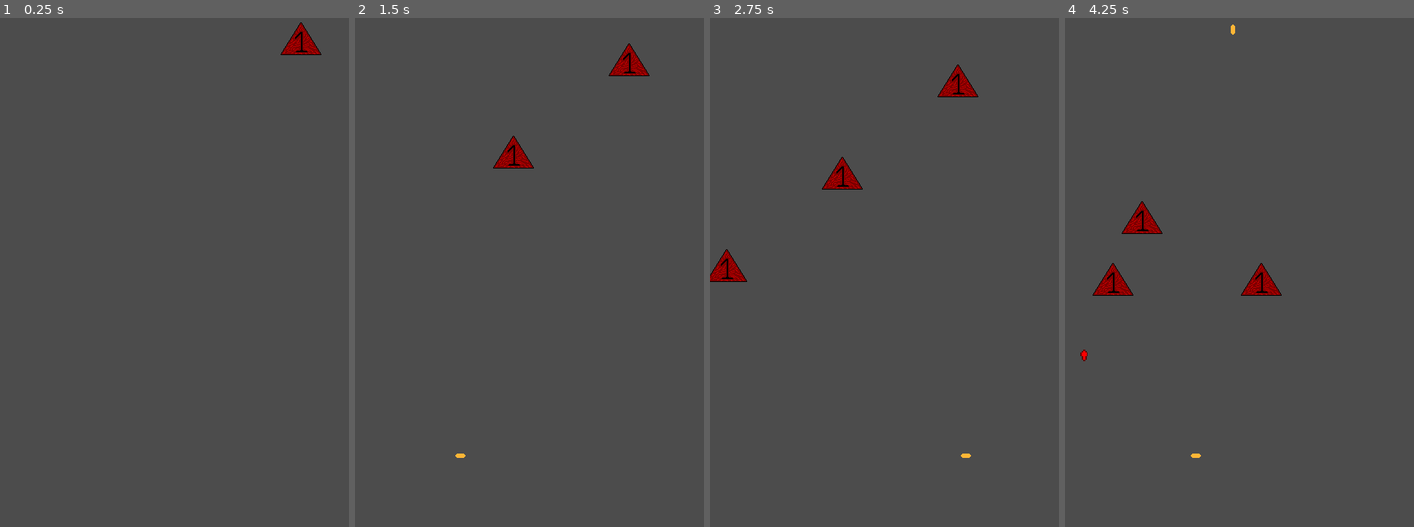
Above: before the commit, frames 1-4 (left to right).
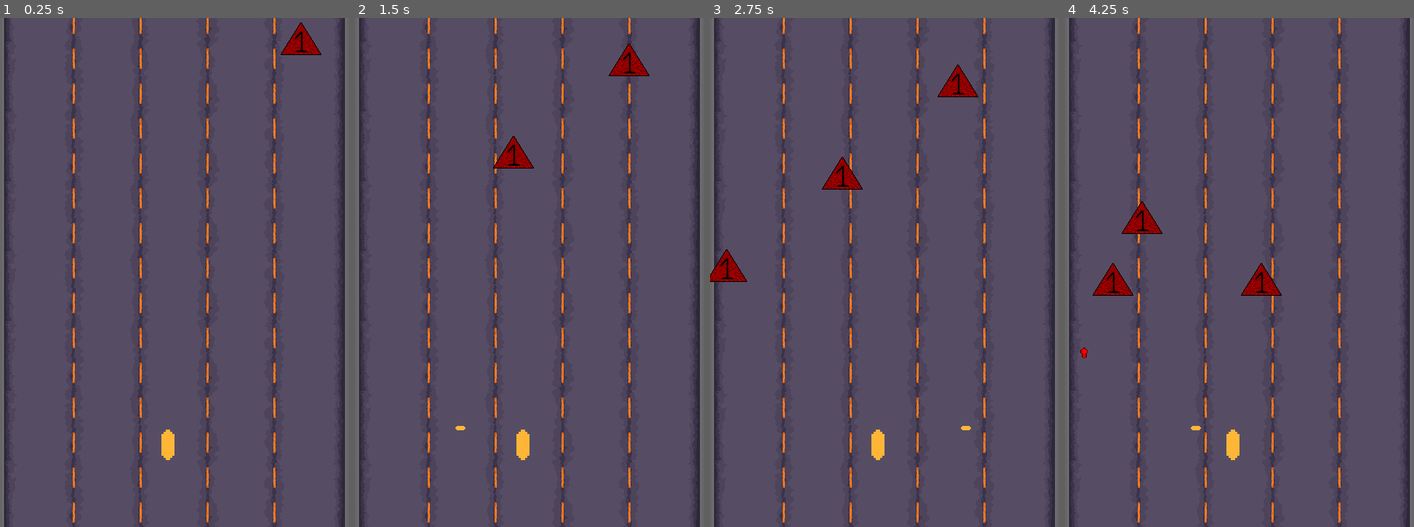
Above: after the commit, the same moments.

Repository: VilaIsabelaStudios/Rogue
Game: Godot game, scene res://src/Scenes/World/Highway.tscn
Same seed, same stepped clock (60 frames per second), same inputs: the game is played once before the commit and once after it.
Inputs:
- Up to frame 1 (0.25 s): no input
- Up to frame 2 (1.5 s): hold Right (FireRight) 0.53-1.28 s; hold Left (FireLeft) from 1.28 s (still down)
- Up to frame 3 (2.75 s): release Left (FireLeft) at 2.03 s; hold Right (FireRight) from 2.03 s (still down)
- Up to frame 4 (4.25 s): release Right (FireRight) at 2.78 s; hold Up (FireUp) 2.78-3.53 s; hold Left (FireLeft) from 3.53 s (still down)

The runs differ from the first frame. In frame 1, 85% of the frame differs, in the area x 0-100%, y 0-100%; in frame 2, 84%; in frame 3, 84%; in frame 4, 84%.

Commit message:
Caio Sprites e vida teste

Diff:
--- /dev/null
+++ b/Art/Street/Highway.tres
@@ -0,0 +1,75 @@
+[gd_resource type="TileSet" load_steps=2 format=2]
+
+[ext_resource path="res://Art/Street/Street.png" type="Texture" id=1]
+
+[resource]
+0/name = "Street.png 0"
+0/texture = ExtResource( 1 )
+0/tex_offset = Vector2( 0, 0 )
+0/modulate = Color( 1, 1, 1, 1 )
+0/region = Rect2( 0, 0, 96, 96 )
+0/tile_mode = 0
+0/occluder_offset = Vector2( 0, 0 )
+0/navigation_offset = Vector2( 0, 0 )
+0/shape_offset = Vector2( 0, 0 )
+0/shape_transform = Transform2D( 1, 0, 0, 1, 0, 0 )
+0/shape_one_way = false
+0/shape_one_way_margin = 0.0
+0/shapes = [  ]
+0/z_index = 0
+1/name = "Street.png 1"
+1/texture = ExtResource( 1 )
+1/tex_offset = Vector2( 0, 0 )
+1/modulate = Color( 1, 1, 1, 1 )
+1/region = Rect2( 96, 0, 96, 96 )
+1/tile_mode = 0
+1/occluder_offset = Vector2( 0, 0 )
+1/navigation_offset = Vector2( 0, 0 )
+1/shape_offset = Vector2( 0, 0 )
+1/shape_transform = Transform2D( 1, 0, 0, 1, 0, 0 )
+1/shape_one_way = false
+1/shape_one_way_margin = 0.0
+1/shapes = [  ]
+1/z_index = 0
+2/name = "Street.png 2"
+2/texture = ExtResource( 1 )
+2/tex_offset = Vector2( 0, 0 )
+2/modulate = Color( 1, 1, 1, 1 )
+2/region = Rect2( 192, 0, 96, 96 )
+2/tile_mode = 0
+2/occluder_offset = Vector2( 0, 0 )
+2/navigation_offset = Vector2( 0, 0 )
+2/shape_offset = Vector2( 0, 0 )
+2/shape_transform = Transform2D( 1, 0, 0, 1, 0, 0 )
+2/shape_one_way = false
+2/shape_one_way_margin = 0.0
+2/shapes = [  ]
+2/z_index = 0
+3/name = "Street.png 3"
+3/texture = ExtResource( 1 )
+3/tex_offset = Vector2( 0, 0 )
+3/modulate = Color( 1, 1, 1, 1 )
+3/region = Rect2( 288, 0, 96, 96 )
+3/tile_mode = 0
+3/occluder_offset = Vector2( 0, 0 )
+3/navigation_offset = Vector2( 0, 0 )
+3/shape_offset = Vector2( 0, 0 )
+3/shape_transform = Transform2D( 1, 0, 0, 1, 0, 0 )
+3/shape_one_way = false
+3/shape_one_way_margin = 0.0
+3/shapes = [  ]
+3/z_index = 0
+4/name = "Street.png 4"
+4/texture = ExtResource( 1 )
+4/tex_offset = Vector2( 0, 0 )
+4/modulate = Color( 1, 1, 1, 1 )
+4/region = Rect2( 384, 0, 96, 96 )
+4/tile_mode = 0
+4/occluder_offset = Vector2( 0, 0 )
+4/navigation_offset = Vector2( 0, 0 )
+4/shape_offset = Vector2( 0, 0 )
+4/shape_transform = Transform2D( 1, 0, 0, 1, 0, 0 )
+4/shape_one_way = false
+4/shape_one_way_margin = 0.0
+4/shapes = [  ]
+4/z_index = 0
--- a/src/Scenes/Bullets/Bullet-1.tscn
+++ b/src/Scenes/Bullets/Bullet-1.tscn
@@ -7,14 +7,17 @@
 radius = 3.0
 height = 8.0
 
-[node name="Bullet-1" type="RigidBody2D"]
+[node name="Bullet-1" type="RigidBody2D" groups=["Damage"]]
+collision_layer = 2
+collision_mask = 2
 gravity_scale = 0.0
 contacts_reported = 1
 contact_monitor = true
 can_sleep = false
 script = ExtResource( 2 )
 
-[node name="CollisionShape2D" type="CollisionShape2D" parent="."]
+[node name="CollisionShape2D" type="CollisionShape2D" parent="." groups=["Damage"]]
+light_mask = 3
 position = Vector2( 0, -5 )
 shape = SubResource( 1 )
 
--- a/src/Scenes/Enemies/EnemyLv1.tscn
+++ b/src/Scenes/Enemies/EnemyLv1.tscn
@@ -6,9 +6,14 @@
 [sub_resource type="RectangleShape2D" id=1]
 extents = Vector2( 28, 10 )
 
+[sub_resource type="RectangleShape2D" id=2]
+extents = Vector2( 28, 10 )
+
 [node name="EnemyLv1" type="Node2D" groups=["Enemy"]]
 
 [node name="Body" type="KinematicBody2D" parent="."]
+collision_layer = 0
+collision_mask = 2
 script = ExtResource( 1 )
 
 [node name="Sprite" type="Sprite" parent="Body"]
@@ -17,3 +22,15 @@
 [node name="Shape" type="CollisionShape2D" parent="Body"]
 position = Vector2( 0, 12 )
 shape = SubResource( 1 )
+
+[node name="HurtBox" type="Area2D" parent="."]
+position = Vector2( 2, 19 )
+collision_layer = 2
+collision_mask = 2
+
+[node name="CollisionShape2D" type="CollisionShape2D" parent="HurtBox"]
+light_mask = 3
+position = Vector2( -2, 14 )
+shape = SubResource( 2 )
+
+[connection signal="body_entered" from="HurtBox" to="Body" method="_on_HurtBox_body_entered"]
--- a/src/Scenes/Enemies/enemyShot.tscn
+++ b/src/Scenes/Enemies/enemyShot.tscn
@@ -7,9 +7,9 @@
 radius = 6.0
 height = 6.0
 
-[node name="enemyShot" type="Node2D"]
+[node name="enemyShot" type="Node2D" groups=["Damage"]]
 
-[node name="EnemyShotBody" type="RigidBody2D" parent="."]
+[node name="EnemyShotBody" type="RigidBody2D" parent="." groups=["Damage"]]
 script = ExtResource( 2 )
 
 [node name="Sprite" type="Sprite" parent="EnemyShotBody"]
@@ -17,5 +17,7 @@
 scale = Vector2( 1.70313, 1.73438 )
 texture = ExtResource( 1 )
 
-[node name="Shape" type="CollisionShape2D" parent="EnemyShotBody"]
+[node name="Shape" type="CollisionShape2D" parent="EnemyShotBody" groups=["Damage"]]
 shape = SubResource( 1 )
+
+[connection signal="body_entered" from="EnemyShotBody" to="EnemyShotBody" method="_on_EnemyShotBody_body_entered"]
--- a/src/Scenes/Player/PlayerBody.tscn
+++ b/src/Scenes/Player/PlayerBody.tscn
@@ -1,14 +1,39 @@
-[gd_scene load_steps=2 format=2]
+[gd_scene load_steps=5 format=2]
 
 [ext_resource path="res://src/Scenes/Player/Shot.tscn" type="PackedScene" id=1]
+[ext_resource path="res://Art/Bullets/Bullet.png" type="Texture" id=3]
+[ext_resource path="res://src/Scripts/Player/Player.gd" type="Script" id=4]
+
+[sub_resource type="CapsuleShape2D" id=1]
+radius = 9.0
+height = 24.0
 
 [node name="PlayerBody" type="Node2D" groups=["Player"]]
+light_mask = 2
 position = Vector2( 231, 602 )
+script = ExtResource( 4 )
 
 [node name="Shot" parent="." instance=ExtResource( 1 )]
+position = Vector2( 0, -38 )
 bullet_speed = 700
 fire_rate = 0.4
 
 [node name="ShootPoint" type="Node2D" parent="Shot"]
 
 [node name="Sprite" type="Sprite" parent="."]
+scale = Vector2( 3, 3 )
+texture = ExtResource( 3 )
+
+[node name="KinematicBody2D" type="KinematicBody2D" parent="."]
+
+[node name="CollisionShape2D2" type="CollisionShape2D" parent="KinematicBody2D"]
+position = Vector2( 0, -15 )
+shape = SubResource( 1 )
+
+[node name="HurtBox" type="Area2D" parent="."]
+
+[node name="CollisionShape2D" type="CollisionShape2D" parent="HurtBox"]
+position = Vector2( 0, -15 )
+shape = SubResource( 1 )
+
+[connection signal="body_entered" from="HurtBox" to="." method="_on_HurtBox_body_entered"]
--- a/src/Scenes/World/Highway.tscn
+++ b/src/Scenes/World/Highway.tscn
@@ -1,9 +1,18 @@
-[gd_scene load_steps=3 format=2]
+[gd_scene load_steps=4 format=2]
 
 [ext_resource path="res://src/Scenes/World/Highway.gd" type="Script" id=1]
 [ext_resource path="res://src/Scenes/Player/PlayerBody.tscn" type="PackedScene" id=2]
+[ext_resource path="res://Art/Street/Highway.tres" type="TileSet" id=3]
 
 [node name="Highway" type="Node2D"]
 script = ExtResource( 1 )
 
 [node name="PlayerBody" parent="." instance=ExtResource( 2 )]
+light_mask = 1
+
+[node name="TileMap" type="TileMap" parent="."]
+show_behind_parent = true
+tile_set = ExtResource( 3 )
+cell_size = Vector2( 32, 32 )
+format = 1
+tile_data = PoolIntArray( -131072, 0, 0, -131069, 1, 0, -131066, 2, 0, -131063, 3, 0, -131060, 4, 0, 65536, 0, 0, 65539, 1, 0, 65542, 2, 0, 65545, 3, 0, 65548, 4, 0, 262144, 0, 0, 262147, 1, 0, 262150, 2, 0, 262153, 3, 0, 262156, 4, 0, 458752, 0, 0, 458755, 1, 0, 458758, 2, 0, 458761, 3, 0, 458764, 4, 0, 655360, 0, 0, 655363, 1, 0, 655366, 2, 0, 655369, 3, 0, 655372, 4, 0, 851968, 0, 0, 851971, 1, 0, 851974, 2, 0, 851977, 3, 0, 851980, 4, 0, 1048576, 0, 0, 1048579, 1, 0, 1048582, 2, 0, 1048585, 3, 0, 1048588, 4, 0, 1245184, 0, 0, 1245187, 1, 0, 1245190, 2, 0, 1245193, 3, 0, 1245196, 4, 0 )
--- a/src/Scripts/Enemies/BodyLv1.gd
+++ b/src/Scripts/Enemies/BodyLv1.gd
@@ -1,4 +1,9 @@
 extends KinematicBody2D
+
+export var maxHealth = 1
+export var InvencTime = 0.2
+var actualHealth = maxHealth
+var damaged = false
 
 var speed = 200
 var move = Vector2()
@@ -43,5 +48,22 @@
 		bulletShooted.get_node("EnemyShotBody").apply_impulse(Vector2(),Vector2(0,bulletSpeed))
 		get_tree().get_root().add_child(bulletShooted)
 
-func kill():
+func _on_HurtBox_body_entered(body):
+	if body.is_in_group("Damage"):
+		print("Dano Inimigo")
+		if actualHealth > 0:
+			if !damaged:
+				dano()
+		else:
+			die()
+
+func dano():
+	print("tomou dano")
+	damaged = true
+	actualHealth = actualHealth-1
+	yield(get_tree().create_timer(InvencTime),"timeout")
+	damaged = false
+
+func die():
+	print("morreu")
 	queue_free()
--- a/src/Scripts/Enemies/EnemyShotBody.gd
+++ b/src/Scripts/Enemies/EnemyShotBody.gd
@@ -1,8 +1,6 @@
 extends RigidBody2D
 
 
-func _on_Bullet1_body_entered(body):
-	if body.is_in_group("Player"):
-		queue_free()
-	if position.y>600:
-		queue_free()
+func _on_EnemyShotBody_body_entered(body):
+		if !body.is_in_group("Enemy"):
+			queue_free()
--- /dev/null
+++ b/src/Scripts/Player/Player.gd
@@ -0,0 +1,25 @@
+extends Node2D
+
+export var maxHealth = 1
+export var InvencTime = 0.2
+var actualHealth = maxHealth
+var damaged = false
+
+func _on_HurtBox_body_entered(body):
+	if body.is_in_group("Damage"):
+		if actualHealth > 0:
+			if !damaged:
+				dano()
+		else:
+			die()
+
+func dano():
+	print("tomou dano")
+	damaged = true
+	actualHealth = actualHealth-1
+	yield(get_tree().create_timer(InvencTime),"timeout")
+	damaged = false
+
+func die():
+	print("morreu")
+	queue_free()
--- a/src/Scripts/PlayerShoot/Bullets.gd
+++ b/src/Scripts/PlayerShoot/Bullets.gd
@@ -2,5 +2,6 @@
 
 
 func _on_Bullet1_body_entered(body):
-	if !body.is_in_group("Player"):
+	if !body.is_in_group("Enemy"):
+
 		queue_free()
Binary file added: Art/Street/Street.png
Not shown, added: Art/Street/Street.png.import
Not shown: 1 places in src/Scenes/Enemies/EnemyLv1.tscn that only renumber resources
